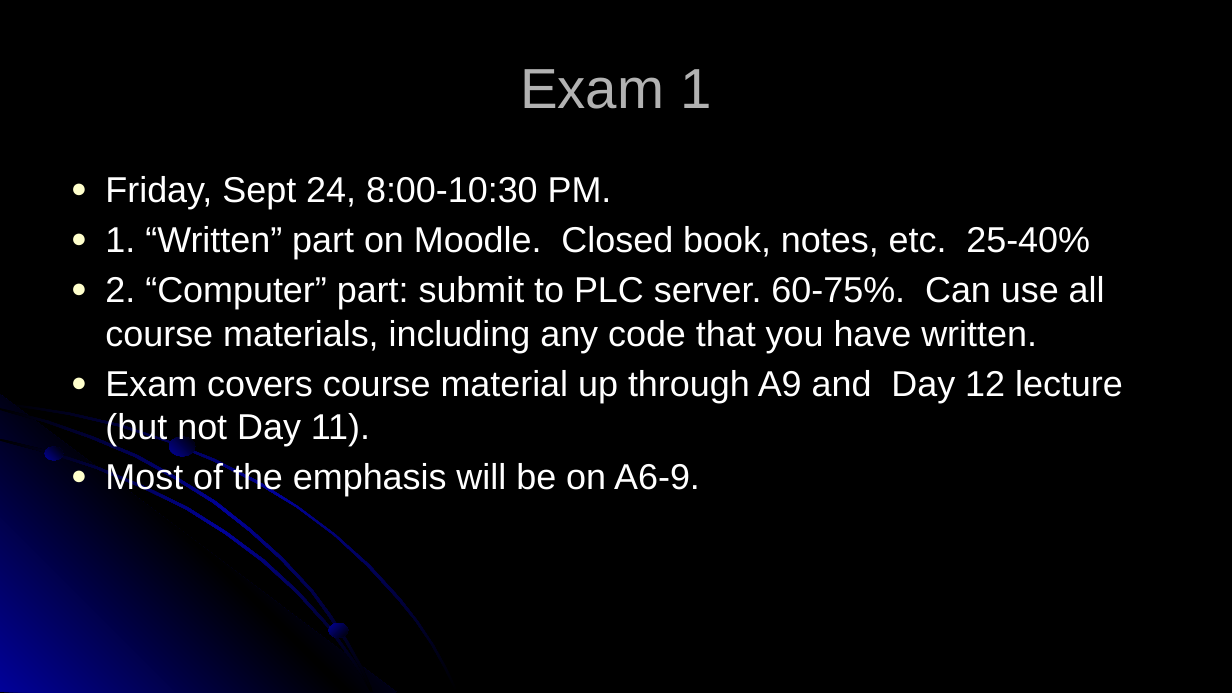
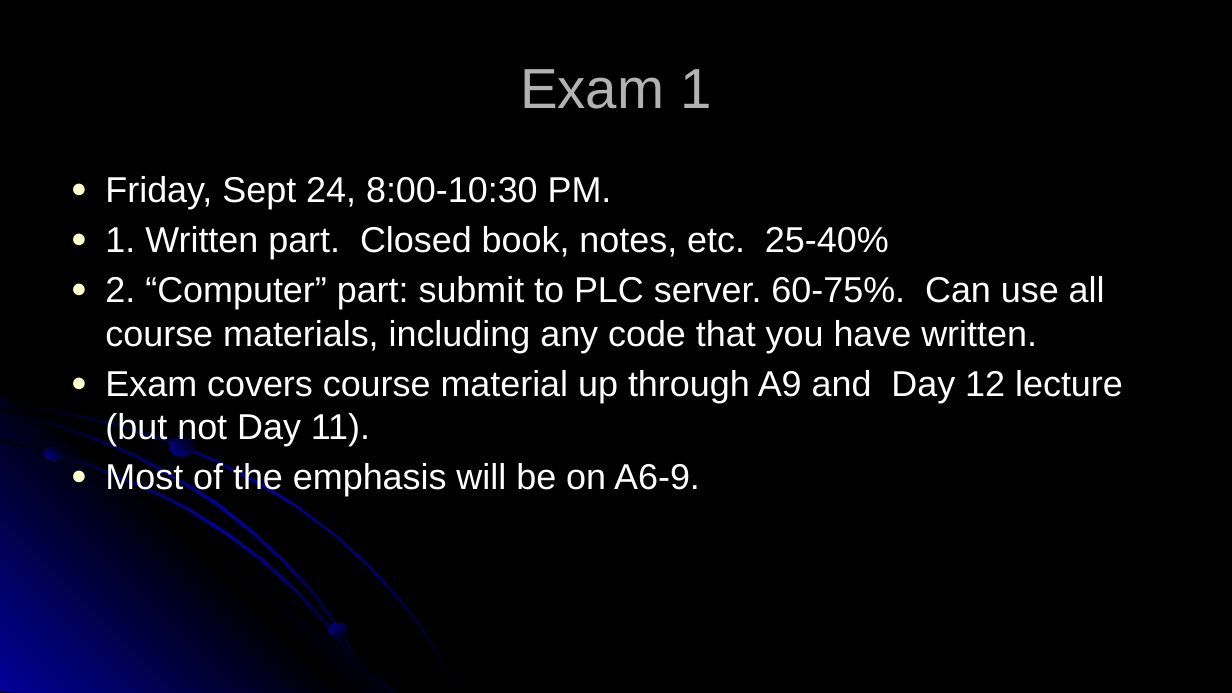
Before and after one commit to RHIT-CSSE/csse304, a slide deck: slide 4 of ClassMaterials/ProgramsAboutSlists/08-ProgramsAboutSlists.pptx. Drawn at 1232x693 pixels with LibreOffice and Linux fonts; fonts in the diff are those of the drawing. Boxes give left, top, right and bottom in pixels: in the first picture for what was removed or moved away, otherwise in the second. Text is boxed around its words. In the diff, an @@ line names an element or a change of style, - is before the commit and + after.

```diff
--- a/ClassMaterials/ProgramsAboutSlists/08-ProgramsAboutSlists.pptx
+++ b/ClassMaterials/ProgramsAboutSlists/08-ProgramsAboutSlists.pptx
@@ text at (x1=105, y1=226, x2=889, y2=259): text changed @@
-● 1. “Written” part on Moodle. Closed book, notes, etc. 25-40%
+● 1. Written part. Closed book, notes, etc. 25-40%
```
Also in this commit, not shown: 4 other files.
